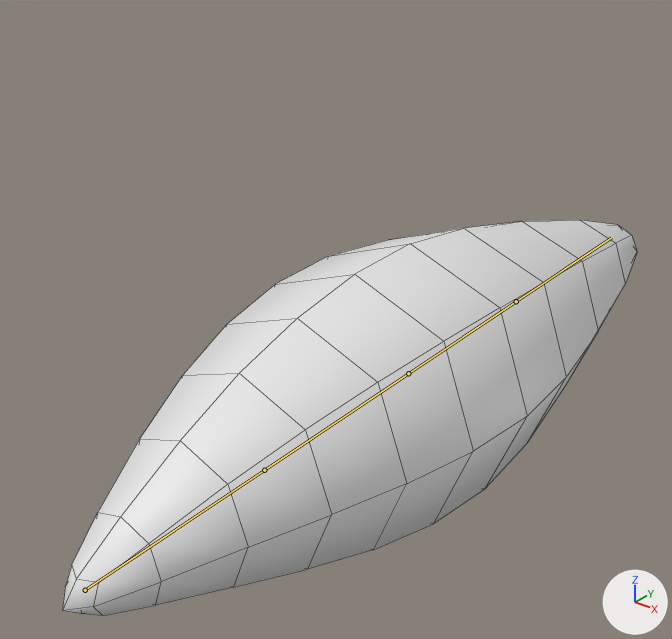
What one commit did to the Blender file Assets/Objects/Entity/Enemy/Mobile Enemy/Fox/foxtail.blend.
One viewpoint serves both versions: a 50 mm lens placed at (0.738, -0.096, 1.733), pointed at (-0.134, 0.994, 1.057). Arrows for +X, +Y and +Z are at lower right; the lights stay in place. The bones that bend it are drawn over the model as lines. Mesh edges are drawn as thin lines.
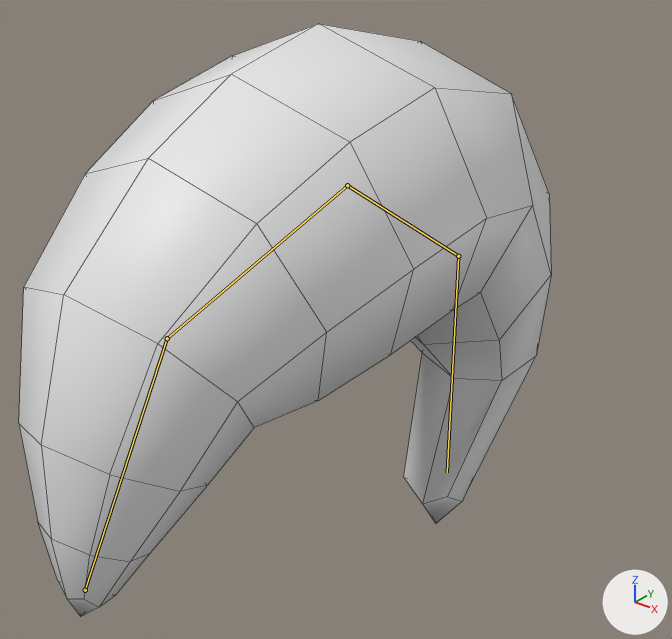
The newer file adds an action. The first version stands in its rest pose; the second is drawn at frame 15 of the action 'ArmatureAction'.

Scene script edits in JSON lines:
```json
{"block": "bone_bone", "where": "bone_bone = bpy.data.objects['Armature'].pose.bones['Bone']"}
{"op": "set", "path": "bone_bone.rotation_quaternion", "old": "(1.0, 0.0, 0.0, 0.0)", "new": "(0.827, 0.476, 0.0, 0.0)", "note": "degrees (0, 0, 0) -> degrees (60, 0, 0)"}
{"block": "bone_bone_001", "where": "bone_bone_001 = bpy.data.objects['Armature'].pose.bones['Bone.001']  # child of 'Bone'"}
{"op": "set", "path": "bone_bone_001.rotation_quaternion", "old": "(1.0, 0.0, 0.0, 0.0)", "new": "(0.929, -0.37, 0.0, 0.0)", "note": "degrees (0, 0, 0) -> degrees (-43, 0, 0)"}
{"block": "bone_bone_002", "where": "bone_bone_002 = bpy.data.objects['Armature'].pose.bones['Bone.002']  # child of 'Bone.001'"}
{"op": "set", "path": "bone_bone_002.rotation_quaternion", "old": "(1.0, 0.0, 0.0, 0.0)", "new": "(0.908, -0.418, 0.0, 0.0)", "note": "degrees (0, 0, 0) -> degrees (-49, 0, 0)"}
{"block": "bone_bone_003", "where": "bone_bone_003 = bpy.data.objects['Armature'].pose.bones['Bone.003']  # child of 'Bone.002'"}
{"op": "set", "path": "bone_bone_003.rotation_quaternion", "old": "(1.0, 0.0, 0.0, 0.0)", "new": "(0.882, -0.47, 0.0, 0.0)", "note": "degrees (0, 0, 0) -> degrees (-56, 0, 0)"}
```

Boxes [x1, y1, x2, y2] around the edits, measured in the pictures (672 x 639 px):
```json
{"object": "Cube.001", "change": "posed", "before": [62, 220, 637, 615], "after": [19, 24, 551, 617], "on screen": "7% narrower, 50% taller"}
{"bone": "Bone", "before": "(85, 590) to (264, 470)", "after": "(85, 590) to (167, 338)"}
{"bone": "Bone.001", "before": "(264, 470) to (408, 373)", "after": "(167, 338) to (347, 185)"}
{"bone": "Bone.002", "before": "(408, 373) to (516, 301)", "after": "(347, 185) to (458, 256)"}
{"bone": "Bone.003", "before": "(516, 301) to (611, 237)", "after": "(458, 256) to (447, 472)"}
```
